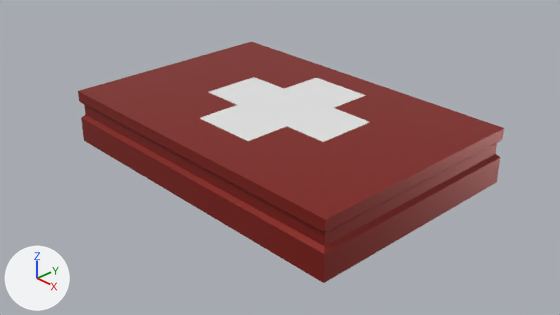
A saved change to the Blender file Ludum-dare-46-game/Blender/MedKit/MedKit.blend.
Camera for both pictures: the file's camera 'Camera'. Arrows for +X, +Y and +Z are at lower left; the lights stay in place.
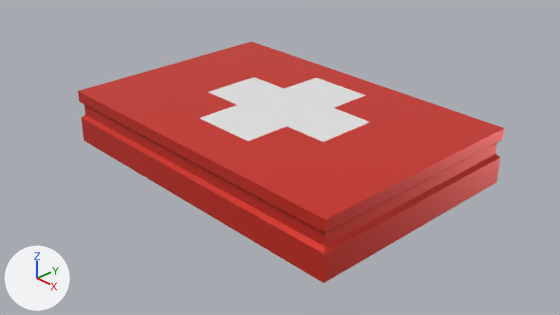
Where the change shows, as pixel boxes [x1, y1, x2, y2] in the pictures (560 x 315 px):
'Cube', recoloured: [78, 41, 504, 283] in both

Patch to the scene script:
```diff
--- a/Ludum-dare-46-game/Blender/MedKit/MedKit.blend.py
+++ b/Ludum-dare-46-game/Blender/MedKit/MedKit.blend.py
@@ mat_red @@
 mat_red = principled_material('Red')
-mat_red.base_color = (0.274, 0.0155, 0.00929)  # red #8f2118
+mat_red.base_color = (0.736, 0.0345, 0.0192)  # red #df3426
 mat_red.metallic = 0.367
```
